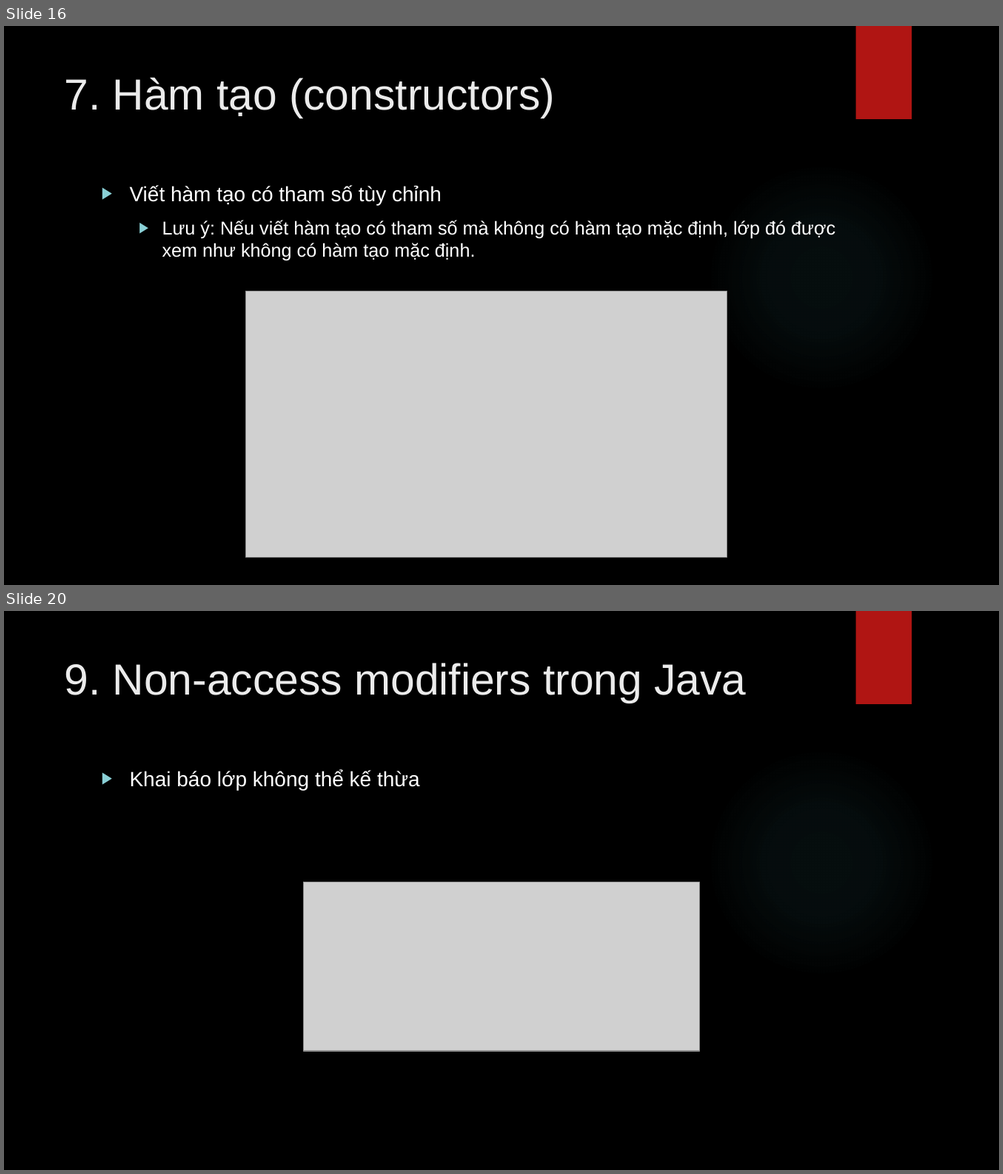
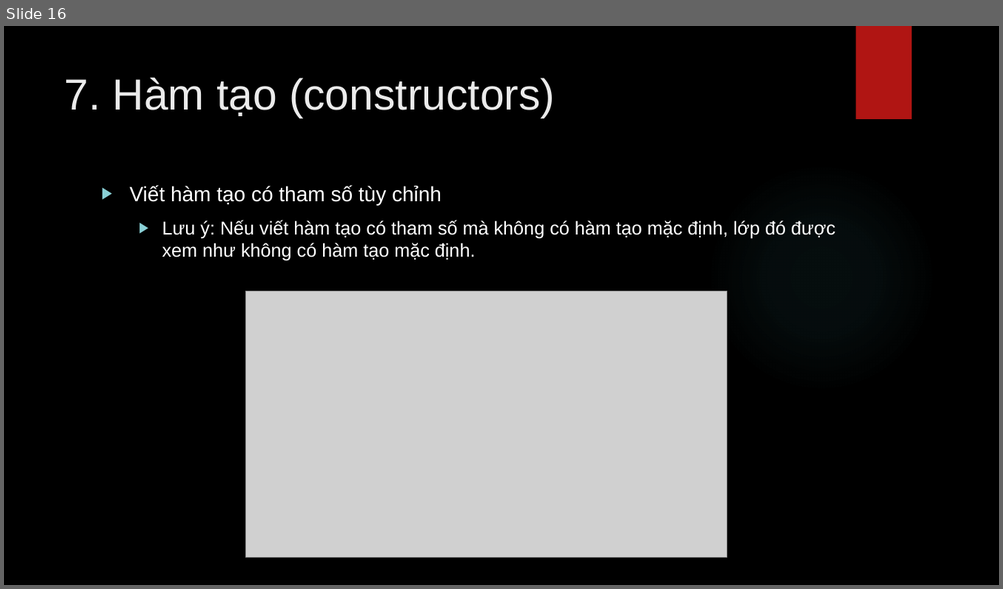
Before and after one commit to lequochai26/GDUTraining_Basic_Java_Web_Development, a slide deck: Slides/Day_5_1.pptx. Shown one above the other, each under a label of ours: slides 16 and 20 before the commit, slide 16 after it; the slides between them are not shown. The pictures are 1003x1174 and 1003x589 pixels, drawn with LibreOffice and Linux fonts; fonts in the diff are those of the drawing; grey boxes stand for pictures; background and template pictures are left out. Boxes give left, top, right and bottom in pixels: in the first picture for what was removed or moved away, otherwise in the second. Text is boxed around its words. In the diff, an @@ line names an element or a change of style, - is before the commit and + after.

```diff
--- a/Slides/Day_5_1.pptx
+++ b/Slides/Day_5_1.pptx
@@ slide 20 removed at (4,611,999,1170), background picture (left out); not listed: 2 template elements that a slide beside it also shows @@
@@ title removed at (64,663,745,703) @@
-9. Non-access modifiers trong Java
@@ text removed at (130,770,420,790) @@
-▶ Khai báo lớp không thể kế thừa
@@ picture removed at (304,882,700,1051) @@
```
Also in this commit, not shown: 10 other slides removed.
